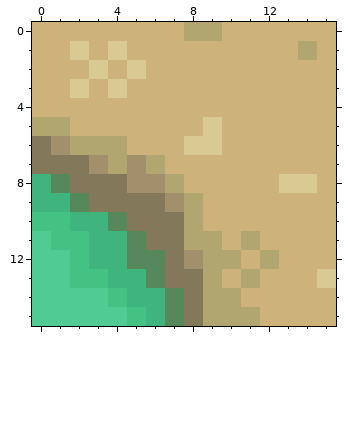
File history of a pixel-art sprite, res/tiles/sand.corner1.png. This is how it looked before the edit.
The file is 16x16 pixels. Colours within 5 levels of each other are drawn and written as one.
Once edited:
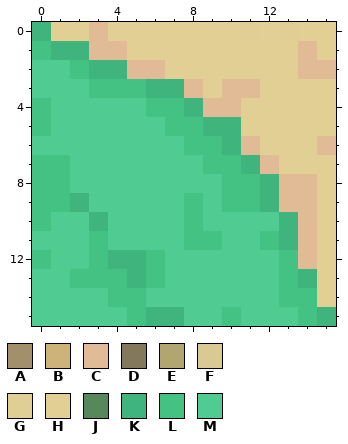
Palette (. is transparent): A #a28f6c  B #cdb37a  C #e0bb96  D #83795a  E #b1a570  F #d9c993  G #e2cf94f8  H #e2cf94  J #56885c  K #3fb47c  L #43c283  M #50cb91
Diff:
Changed rows in their new state; - is an unchanged pixel.
first column x 0:
 0 KHHCHHHHHHHGHGHH
 1 LKKCCHHHHHHHHHCH
 2 MMLKKCCHHHHHHHCC
 3 MMMLLLKKCHCCHHHH
 4 LMMMMMLLKCCHHHHH
 5 LMMMMMMLLKKHHHHH
 6 MMMMMMMMLLKCHHHC
 7 LLMMMMMMMLLKCHHH
 8 LLMMMMMMMMLLKCCH
 9 LLKMMMMMLMLLKCCH
10 -MM-MMMMLMMMMKCH
11 -MMLMMMMLLMMLKCH
12 L-ML-KLMMMMMMLCH
13 ----L-LMMMMMMLKH
14 -----LMMMMMMMLLH
15 -------KMMLMMMLK
Boxes around the changes in both pictures, in picture pixels (x1, y1, x2, y2):
changed: (32, 22, 336, 326)
